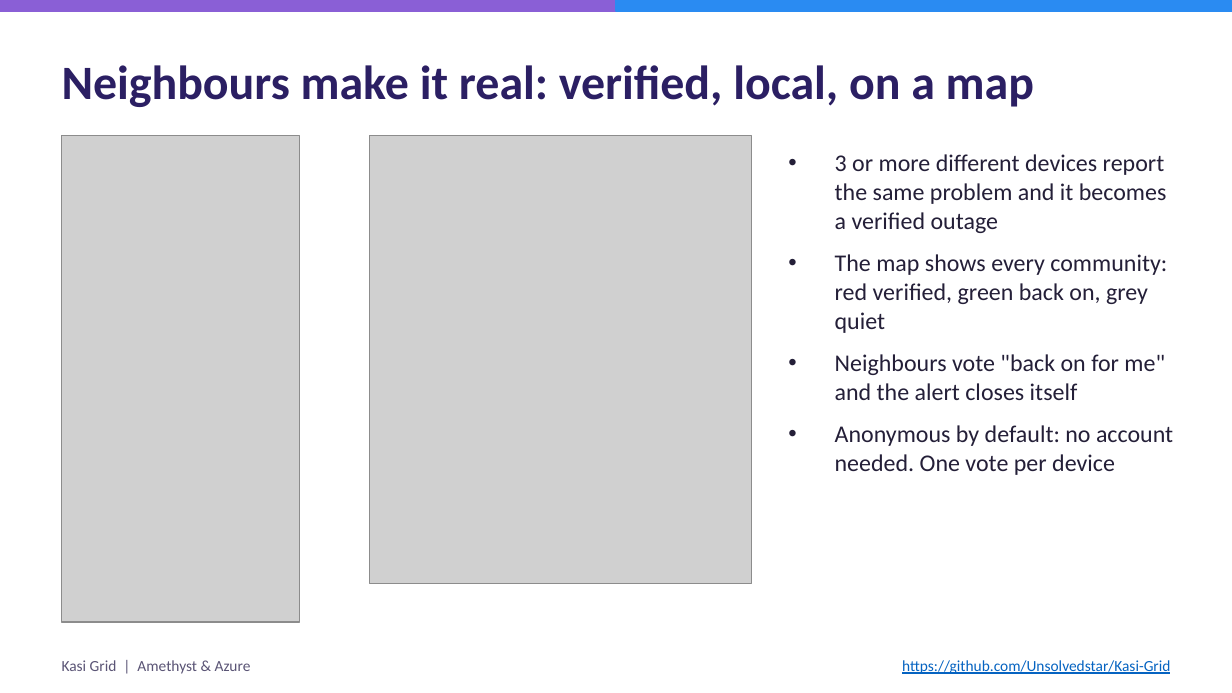
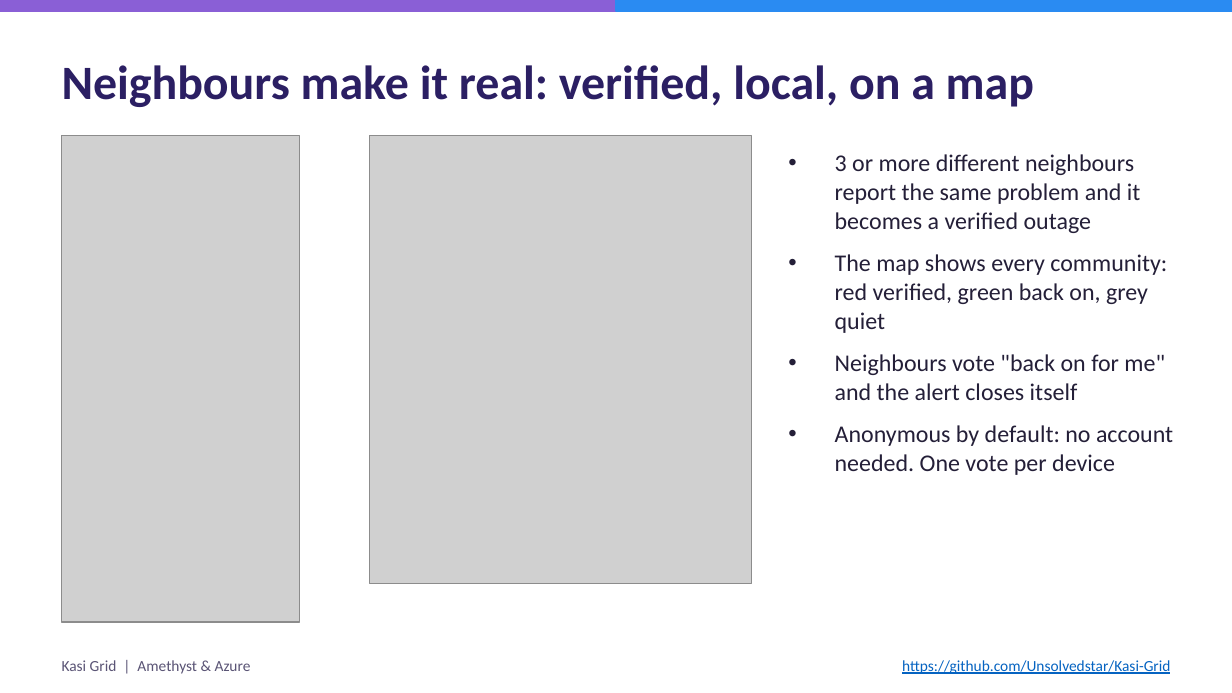
Before and after one commit to Unsolvedstar/Kasi-Grid, a slide deck: slide 6 of submission/Kasi-Grid-deck.pptx. Drawn at 1232x693 pixels with LibreOffice and Linux fonts; fonts in the diff are those of the drawing; grey boxes stand for pictures. Boxes give left, top, right and bottom in pixels: in the first picture for what was removed or moved away, otherwise in the second. Text is boxed around its words. In the diff, an @@ line names an element or a change of style, - is before the commit and + after.

```diff
--- a/submission/Kasi-Grid-deck.pptx
+++ b/submission/Kasi-Grid-deck.pptx
@@ text at (835, 154, 1141, 233): text changed @@
-• 3 or more different devices report the same problem and it becomes a verified outage
+• 3 or more different neighbours report the same problem and it becomes a verified outage
```
Also in this commit, not shown: 4 other slides changed, 22 other files.
